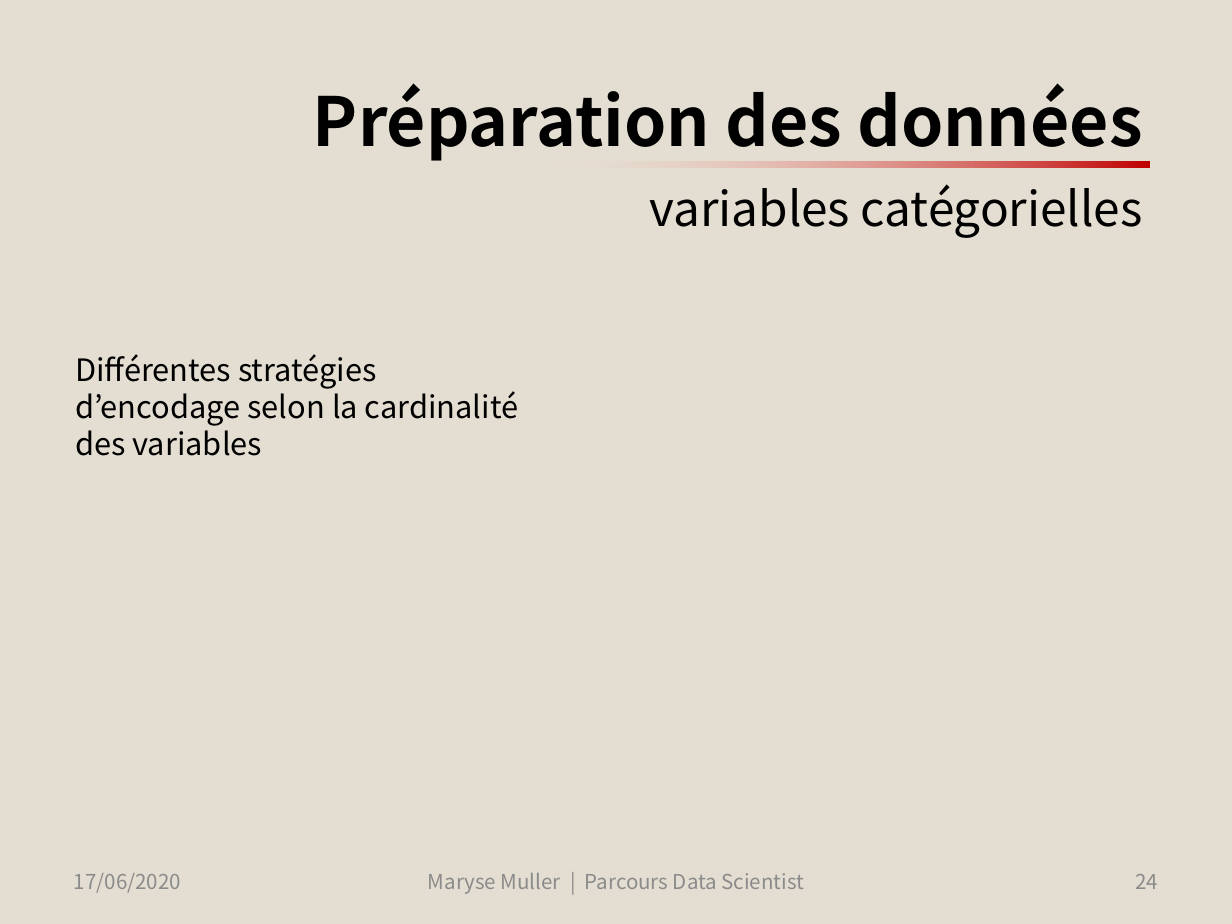
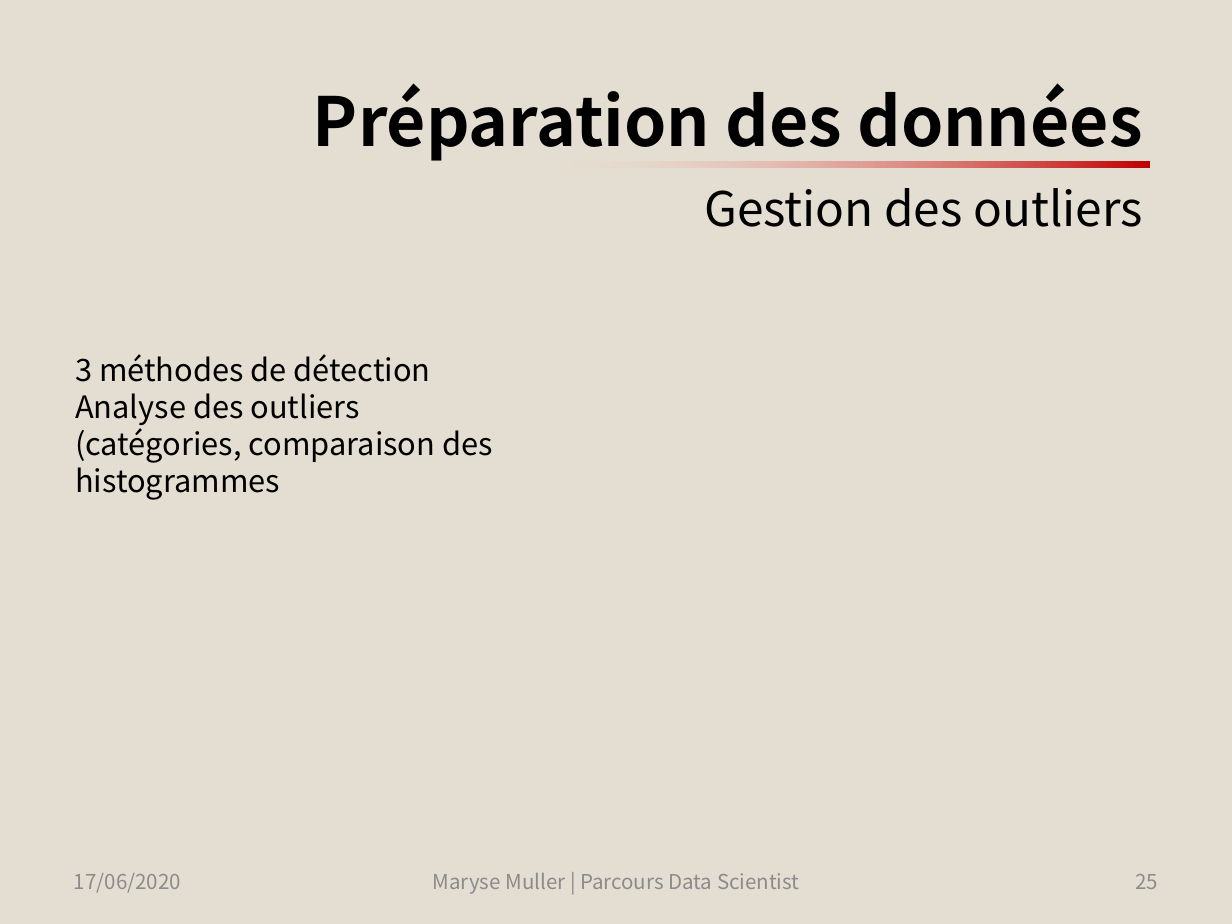
Before and after one commit to SmellyArmure/OC_DS_Project4, a slide deck: slide 25 of PRESENTATION/Projet4.pptx (slide 24 before the commit). Drawn at 1232x924 pixels with LibreOffice and Linux fonts; fonts in the diff are those of the drawing. Boxes give left, top, right and bottom in pixels: in the first picture for what was removed or moved away, otherwise in the second. Text is boxed around its words. In the diff, an @@ line names an element or a change of style, - is before the commit and + after.

```diff
--- a/PRESENTATION/Projet4.pptx
+++ b/PRESENTATION/Projet4.pptx
@@ title at [313, 83, 1142, 227]: text changed; size 27.9 to 39.6 pt; bold on @@
-Préparation des données
-variables catégorielles
+Préparation des données
+Gestion des outliers
@@ text at [75, 354, 493, 463]: text changed @@
-Différentes stratégies d’encodage selon la cardinalité des variables
+3 méthodes de détection
+Analyse des outliers (catégories, comparaison des histogrammes
@@ text "Maryse Muller | Parcours Data ..." rewrapped from [428, 873, 804, 894] to [432, 873, 799, 894] @@
@@ page number at [1135, 874, 1158, 889]: text changed @@
-24
+25
```
Also in this commit, not shown: 20 other slides changed, 7 slides added, 1 slide removed, 3 other files.
